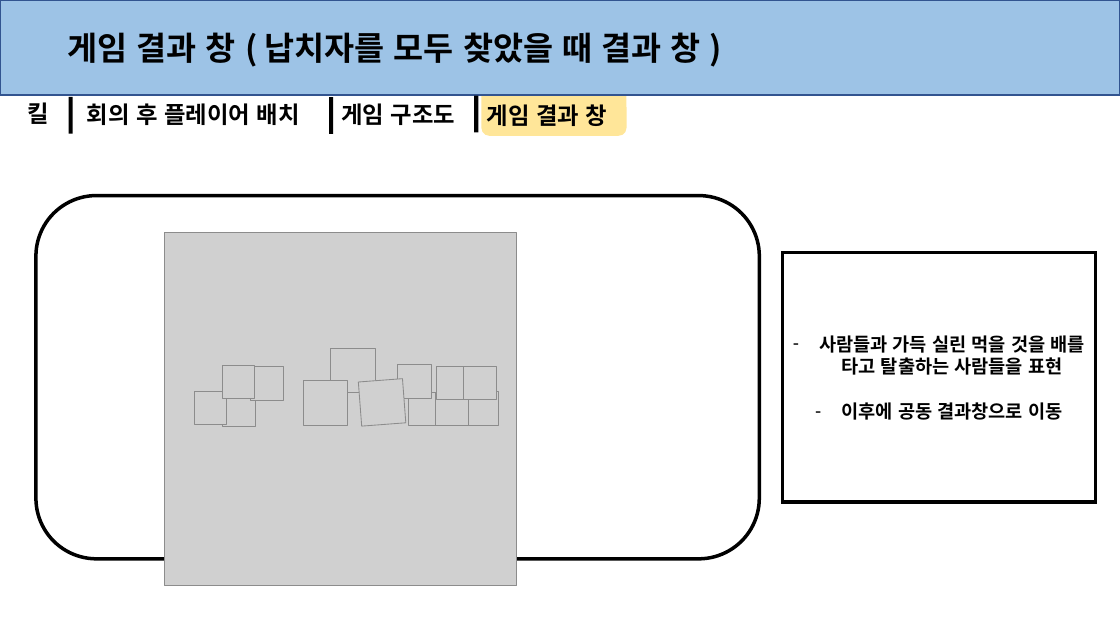
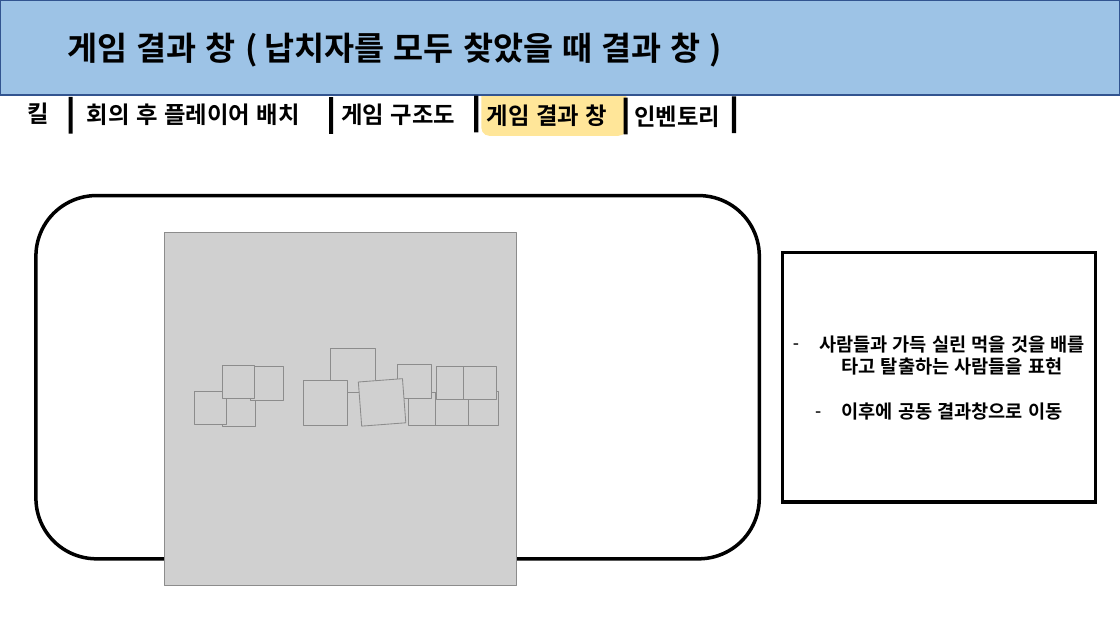
Before and after one commit to anglik0370/EscapeIsland, a slide deck: slide 9 of Document/시스템/시스템.pptx. Drawn at 1120x630 pixels with LibreOffice and Linux fonts; fonts in the diff are those of the drawing; grey boxes stand for pictures. Boxes give left, top, right and bottom in pixels: in the first picture for what was removed or moved away, otherwise in the second. Text is boxed around its words. In the diff, an @@ line names an element or a change of style, - is before the commit and + after.

```diff
--- a/Document/시스템/시스템.pptx
+++ b/Document/시스템/시스템.pptx
@@ rectangle added at (x1=623, y1=97, x2=628, y2=134), fill #000000 @@
@@ text added at (x1=634, y1=105, x2=720, y2=127), 20 pt, text #000000, bold @@
+인벤토리
@@ rectangle added at (x1=732, y1=97, x2=736, y2=134), fill #000000 @@
```
Also in this commit, not shown: 7 other slides changed, 3 slides added, 3 other files.
